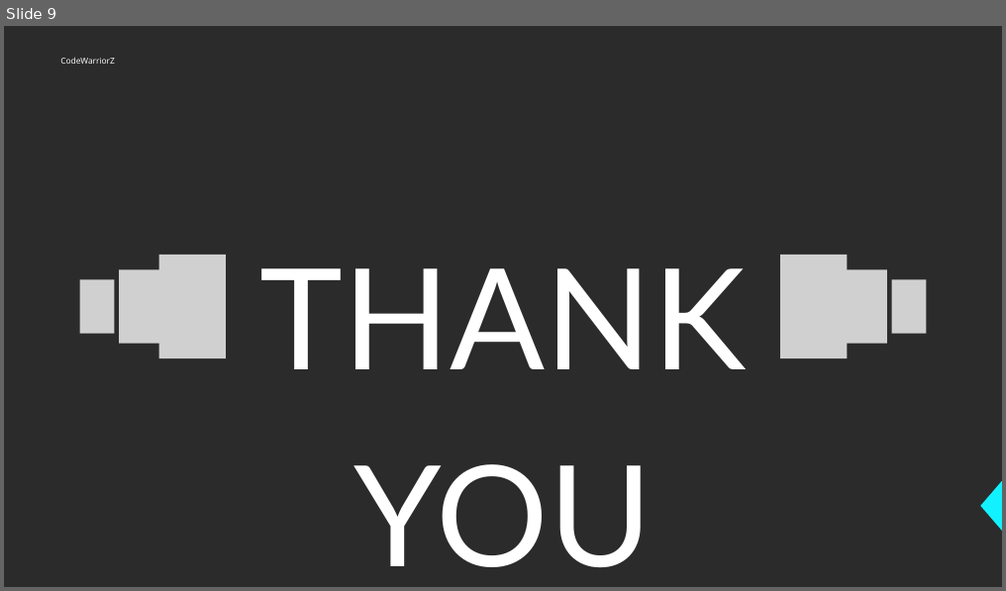
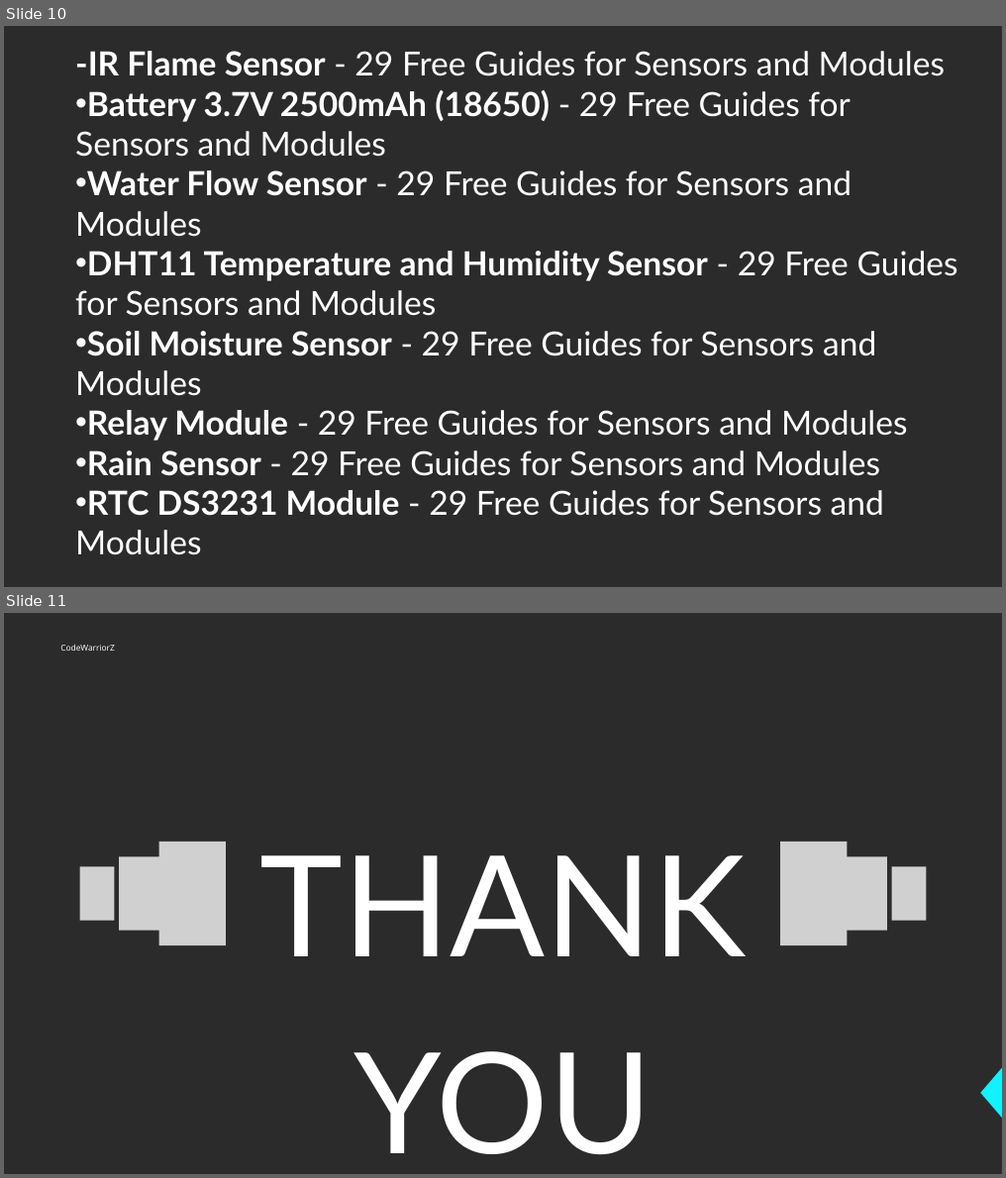
Before and after one commit to CODEDESTROYER009/UNPLUGGED_REPO, a slide deck: CODEWARRIORZ.pptx. Shown one above the other, each under a label of ours: slide 9 before the commit, slides 10 and 11 after it. The pictures are 1006x591 and 1006x1178 pixels, drawn with LibreOffice and Linux fonts; fonts in the diff are those of the drawing; grey boxes stand for pictures; background and template pictures are left out; a plain dark background stands for a picture behind light text. Boxes give left, top, right and bottom in pixels: in the first picture for what was removed or moved away, otherwise in the second. Text is boxed around its words. In the diff, an @@ line names an element or a change of style, - is before the commit and + after.

```diff
--- a/CODEWARRIORZ.pptx
+++ b/CODEWARRIORZ.pptx
@@ slide 10 added at [4, 26, 1002, 587], background picture (left out) @@
@@ text added at [75, 51, 958, 556], 48 pt, text #FFFFFF @@
+-IR Flame Sensor - 29 Free Guides for Sensors and Modules
+• Battery 3.7V 2500mAh (18650) - 29 Free Guides for Sensors and Modules
+• Water Flow Sensor - 29 Free Guides for Sensors and Modules
+• DHT11 Temperature and Humidity Sensor - 29 Free Guides for Sensors and Modules
+• Soil Moisture Sensor - 29 Free Guides for Sensors and Modules
+• Relay Module - 29 Free Guides for Sensors and Modules
+• Rain Sensor - 29 Free Guides for Sensors and Modules
+• RTC DS3231 Module - 29 Free Guides for Sensors and Modules
@@ what was slide 9 is now slide 11 @@
```
Also in this commit, not shown: 1 other slide added.
